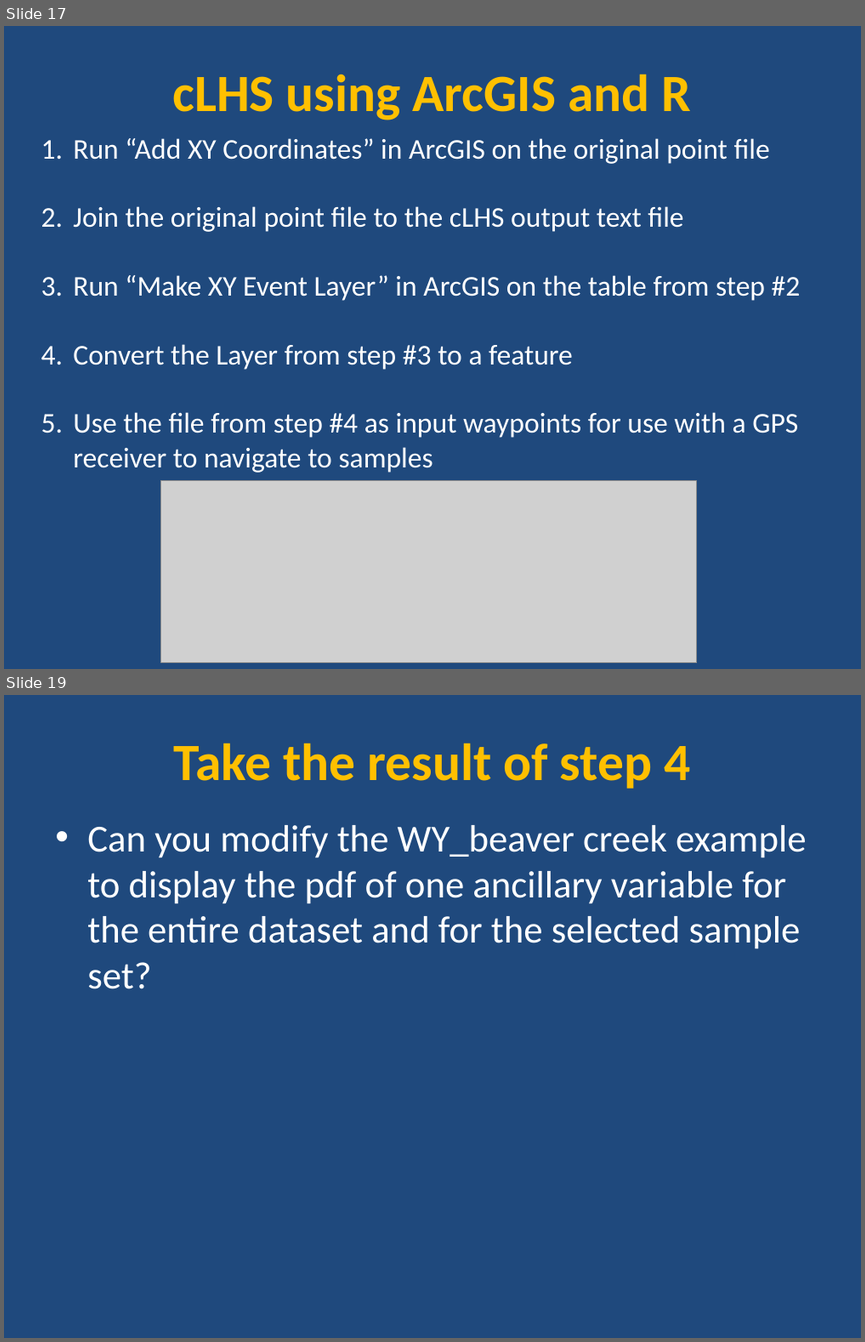
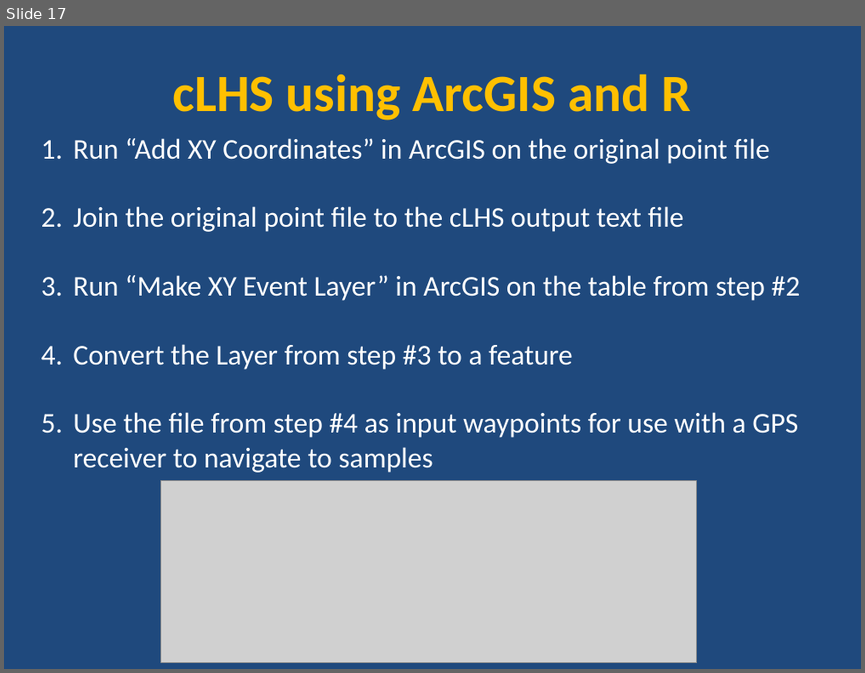
Before and after one commit to ncss-tech/stats_for_soil_survey, a slide deck: data/sampling/cLHS_example/cLHS_sampling_R_example.pptx. Shown one above the other, each under a label of ours: slides 17 and 19 before the commit, slide 17 after it; the slides between them are not shown. The pictures are 865x1342 and 865x673 pixels, drawn with LibreOffice and Linux fonts; fonts in the diff are those of the drawing; grey boxes stand for pictures. Boxes give left, top, right and bottom in pixels: in the first picture for what was removed or moved away, otherwise in the second. Text is boxed around its words. In the diff, an @@ line names an element or a change of style, - is before the commit and + after.

Commit message:
update clhs example
update clhs example

```diff
--- a/data/sampling/cLHS_example/cLHS_sampling_R_example.pptx
+++ b/data/sampling/cLHS_example/cLHS_sampling_R_example.pptx
@@ slide 19 removed at box(4, 695, 861, 1338), background #1F497D @@
@@ title removed at box(173, 743, 690, 789) @@
-Take the result of step 4
@@ text removed at box(87, 825, 806, 989) @@
-• Can you modify the WY_beaver creek example to display the pdf of one ancillary variable for the entire dataset and for the selected sample set?
```
Also in this commit, not shown: 2 slides changed, 1 other slide removed, 2 other files.
